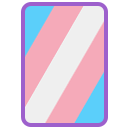
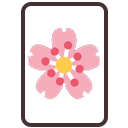
Before/after of a 128 × 128 layered artwork. What changed in the layer stack:
added group "Group 2" with 11 layers above "okabot" over bbox(28, 25, 100, 102)
added layer "Layer 6" in group "Group 2" over bbox(28, 28, 100, 100)
hid "transgender_flag" over bbox(21, 2, 108, 127)
hid "Rectangle 1" (1st of 5) over bbox(21, 2, 108, 127)
added layer "Rectangle 1" (3rd of 5) above "Rectangle 1" over bbox(21, 2, 108, 127)
hid "Rectangle 1" (4th of 5) over bbox(21, 2, 108, 127)
